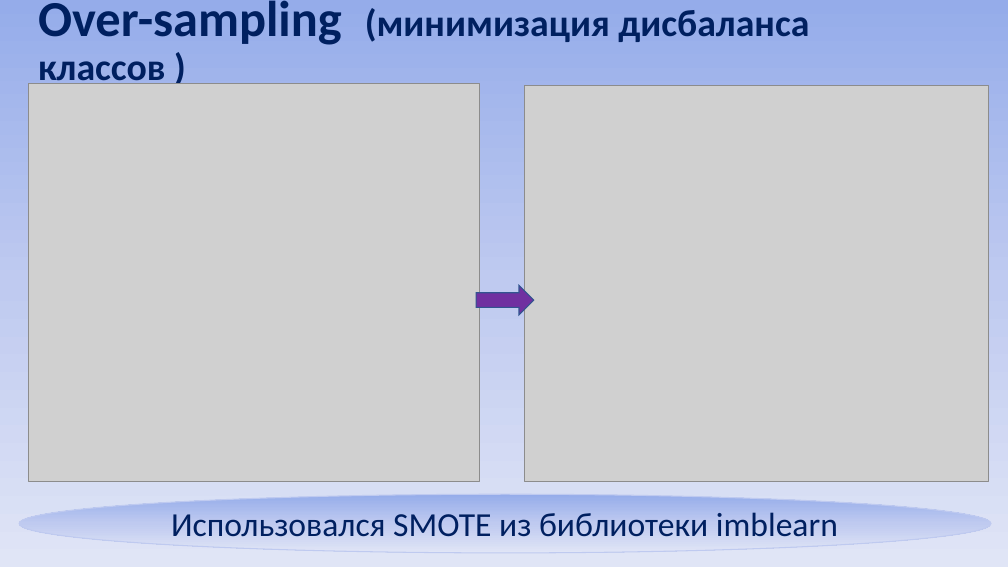
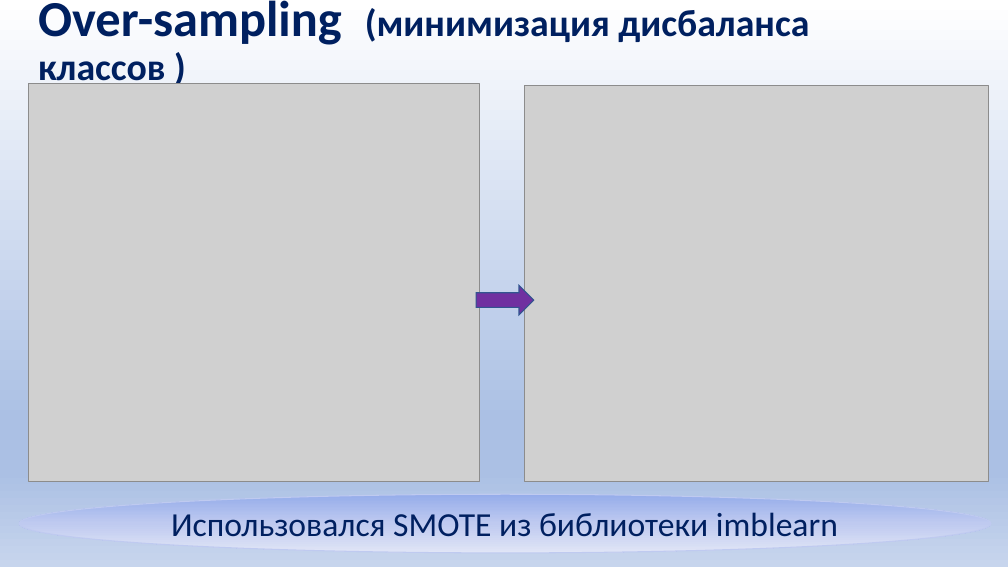
Before and after one commit to Alexwert3/chemp_Novosibirsk, a slide deck: slide 6 of Новосибирск_2022_Верт-Миллер.pptx. Drawn at 1008x567 pixels with LibreOffice and Linux fonts; fonts in the diff are those of the drawing; grey boxes stand for pictures. Boxes give left, top, right and bottom in pixels: in the first picture for what was removed or moved away, otherwise in the second. Text is boxed around its words. In the diff, an @@ line names an element or a change of style, - is before the commit and + after.

```diff
--- a/Новосибирск_2022_Верт-Миллер.pptx
+++ b/Новосибирск_2022_Верт-Миллер.pptx
@@ background gradient #96ABEA to #C0CBF0 to #E0E5F7 to gradient #FFFFFF to #ABC0E4 to #C7D5ED @@
```
Also in this commit, not shown: 1 slide added.
